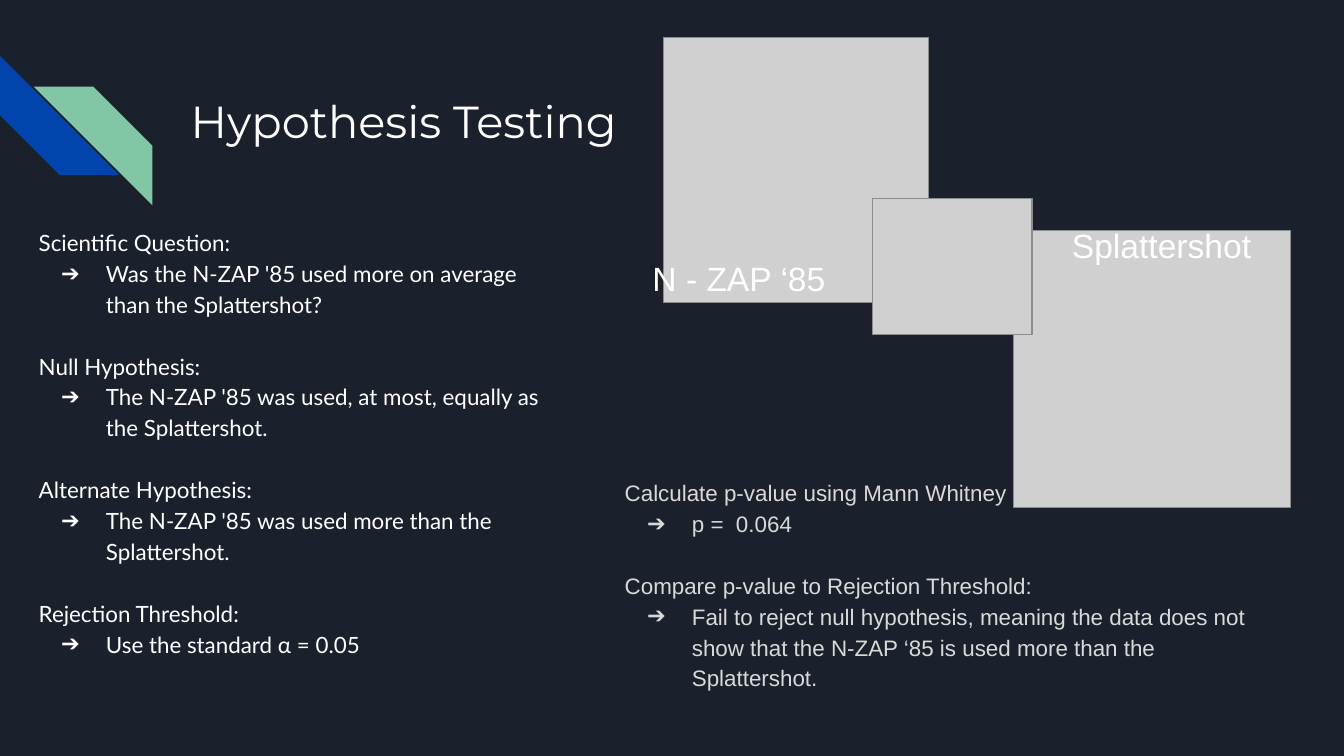
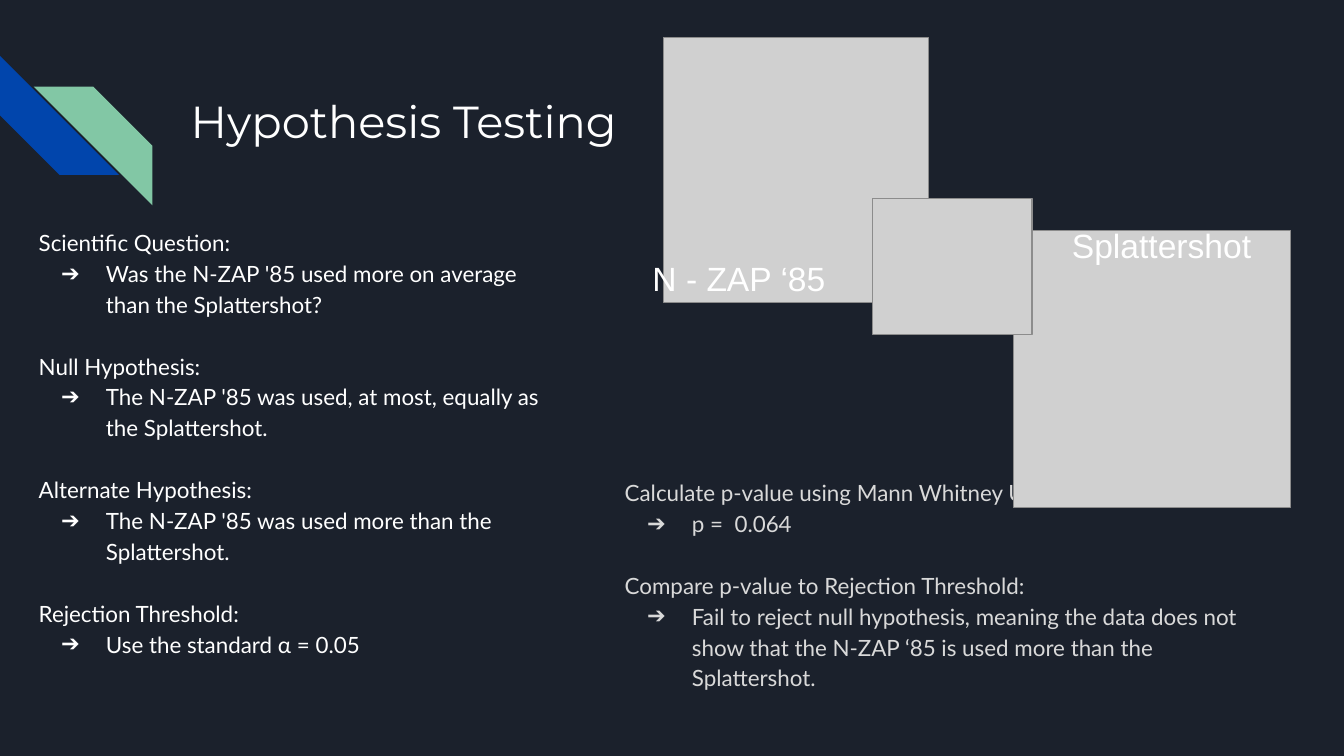
Before and after one commit to Rokushou/Splatoon2_Meta_EDA, a slide deck: slide 5 of Splatoon 2 Presentation.pptx. Drawn at 1344x756 pixels with LibreOffice and Linux fonts; fonts in the diff are those of the drawing; grey boxes stand for pictures. Boxes give left, top, right and bottom in pixels: in the first picture for what was removed or moved away, otherwise in the second. Text is boxed around its words. In the diff, an @@ line names an element or a change of style, - is before the commit and + after.

Commit message:
formatting

```diff
--- a/Splatoon 2 Presentation.pptx
+++ b/Splatoon 2 Presentation.pptx
@@ text "Calculate p-value using Mann Whitney ..." at (625, 481, 1237, 690): font Arial to Lato @@
```
Also in this commit, not shown: 1 other slide changed.
